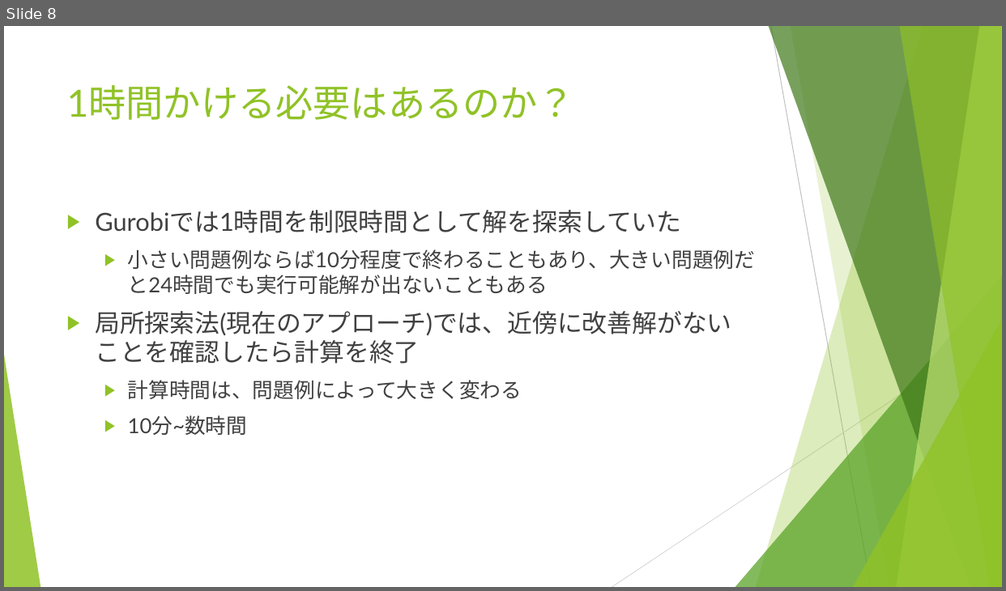
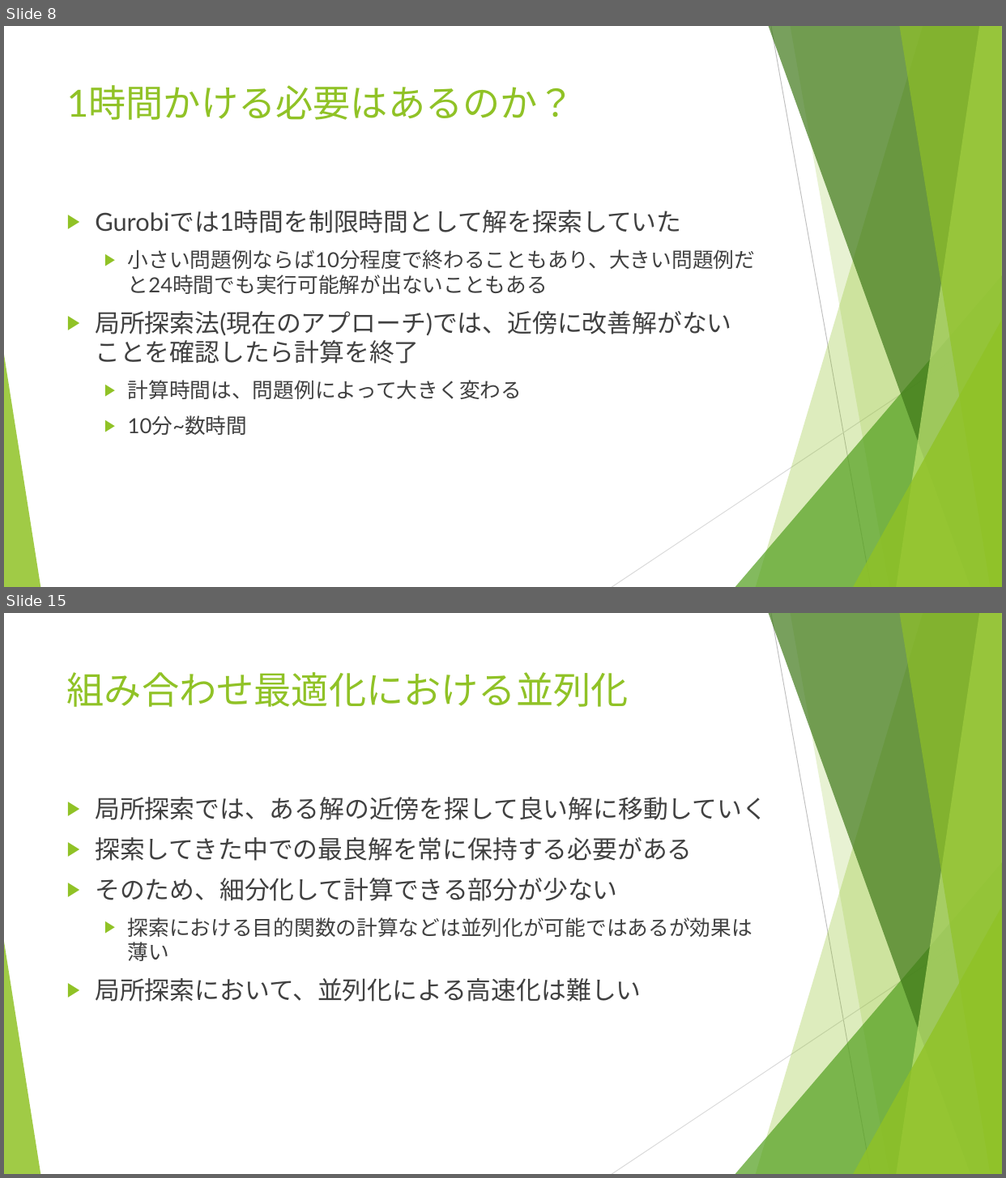
Before and after one commit to r-kurosu/kline_new, a slide deck: 11_30_共有資料.pptx. Shown one above the other, each under a label of ours: slide 8 before the commit, slides 8 and 15 after it; the slides between them are not shown. The pictures are 1006x591 and 1006x1178 pixels, drawn with LibreOffice and Linux fonts; fonts in the diff are those of the drawing. Boxes give left, top, right and bottom in pixels: in the first picture for what was removed or moved away, otherwise in the second. Text is boxed around its words. In the diff, an @@ line names an element or a change of style, - is before the commit and + after.

Commit message:
並列化に関するスライドを追加

```diff
--- a/11_30_共有資料.pptx
+++ b/11_30_共有資料.pptx
@@ slide 15 added at (x1=4, y1=613, x2=1002, y2=1174), background #FFFFFF; not listed: 10 template elements that a slide beside it also shows @@
@@ title added at (x1=67, y1=672, x2=629, y2=707), 36 pt, text #90C226 @@
+組み合わせ最適化における並列化
@@ text added at (x1=95, y1=797, x2=767, y2=1002), 24 pt, text #404040 @@
+▶ 局所探索では、ある解の近傍を探して良い解に移動していく
+▶ 探索してきた中での最良解を常に保持する必要がある
+▶ そのため、細分化して計算できる部分が少ない
+  ▶ 探索における目的関数の計算などは並列化が可能ではあるが効果は薄い
+▶ 局所探索において、並列化による高速化は難しい
```
Also in this commit, not shown: 5 slides changed, 8 other slides added.
